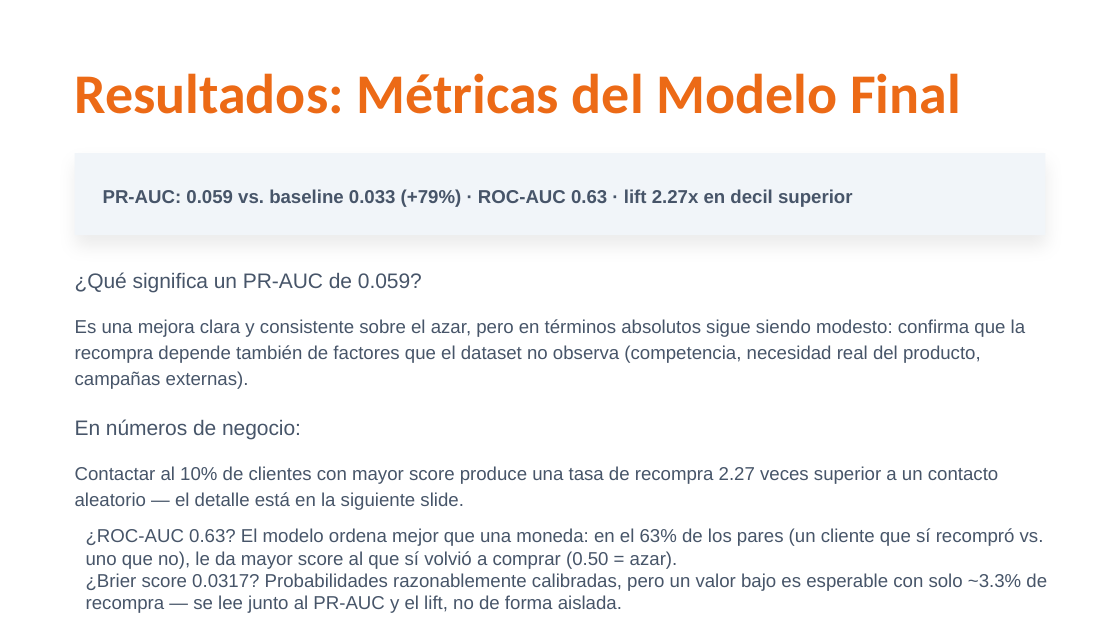
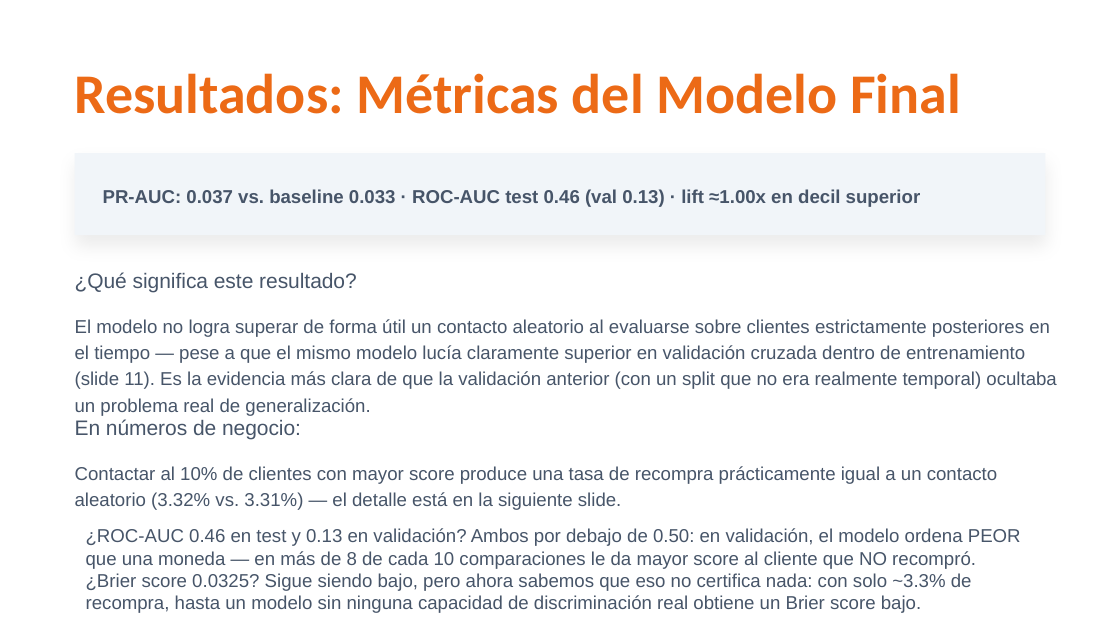
Before and after one commit to alexanderbaidal/ucg-olist-repeat-purchase-prediction, a slide deck: slide 13 of docs/Defensa_ShopMart_Olist.pptx. Drawn at 1120x630 pixels with LibreOffice and Linux fonts; fonts in the diff are those of the drawing; background and template pictures are left out. Boxes give left, top, right and bottom in pixels: in the first picture for what was removed or moved away, otherwise in the second. Text is boxed around its words. In the diff, an @@ line names an element or a change of style, - is before the commit and + after.

```diff
--- a/docs/Defensa_ShopMart_Olist.pptx
+++ b/docs/Defensa_ShopMart_Olist.pptx
@@ text at (x1=103, y1=189, x2=921, y2=207): text changed @@
-PR-AUC: 0.059 vs. baseline 0.033 (+79%) · ROC-AUC 0.63 · lift 2.27x en decil superior
+PR-AUC: 0.037 vs. baseline 0.033 · ROC-AUC test 0.46 (val 0.13) · lift ≈1.00x en decil superior
@@ text at (x1=75, y1=272, x2=357, y2=292): text changed @@
-¿Qué significa un PR-AUC de 0.059?
+¿Qué significa este resultado?
@@ text at (x1=75, y1=319, x2=1056, y2=389): text changed @@
-Es una mejora clara y consistente sobre el azar, pero en términos absolutos sigue siendo modesto: confirma que la recompra depende también de factores que el dataset no observa (competencia, necesidad real del producto, campañas externas).
+El modelo no logra superar de forma útil un contacto aleatorio al evaluarse sobre clientes estrictamente posteriores en el tiempo — pese a que el mismo modelo lucía claramente superior en validación cruzada dentro de entrenamiento (slide 11). Es la evidencia más clara de que la validación anterior (con un split que no era realmente temporal) ocultaba un problema real de generalización.
@@ text at (x1=75, y1=466, x2=997, y2=510): text changed @@
-Contactar al 10% de clientes con mayor score produce una tasa de recompra 2.27 veces superior a un contacto aleatorio — el detalle está en la siguiente slide.
+Contactar al 10% de clientes con mayor score produce una tasa de recompra prácticamente igual a un contacto aleatorio (3.32% vs. 3.31%) — el detalle está en la siguiente slide.
@@ text at (x1=86, y1=528, x2=1021, y2=613): text changed @@
-¿ROC-AUC 0.63? El modelo ordena mejor que una moneda: en el 63% de los pares (un cliente que sí recompró vs. uno que no), le da mayor score al que sí volvió a comprar (0.50 = azar).
-¿Brier score 0.0317? Probabilidades razonablemente calibradas, pero un valor bajo es esperable con solo ~3.3% de recompra — se lee junto al PR-AUC y el lift, no de forma aislada.
+¿ROC-AUC 0.46 en test y 0.13 en validación? Ambos por debajo de 0.50: en validación, el modelo ordena PEOR que una moneda — en más de 8 de cada 10 comparaciones le da mayor score al cliente que NO recompró.
+¿Brier score 0.0325? Sigue siendo bajo, pero ahora sabemos que eso no certifica nada: con solo ~3.3% de recompra, hasta un modelo sin ninguna capacidad de discriminación real obtiene un Brier score bajo.
```
Also in this commit, not shown: 5 other slides changed, 24 other files.
